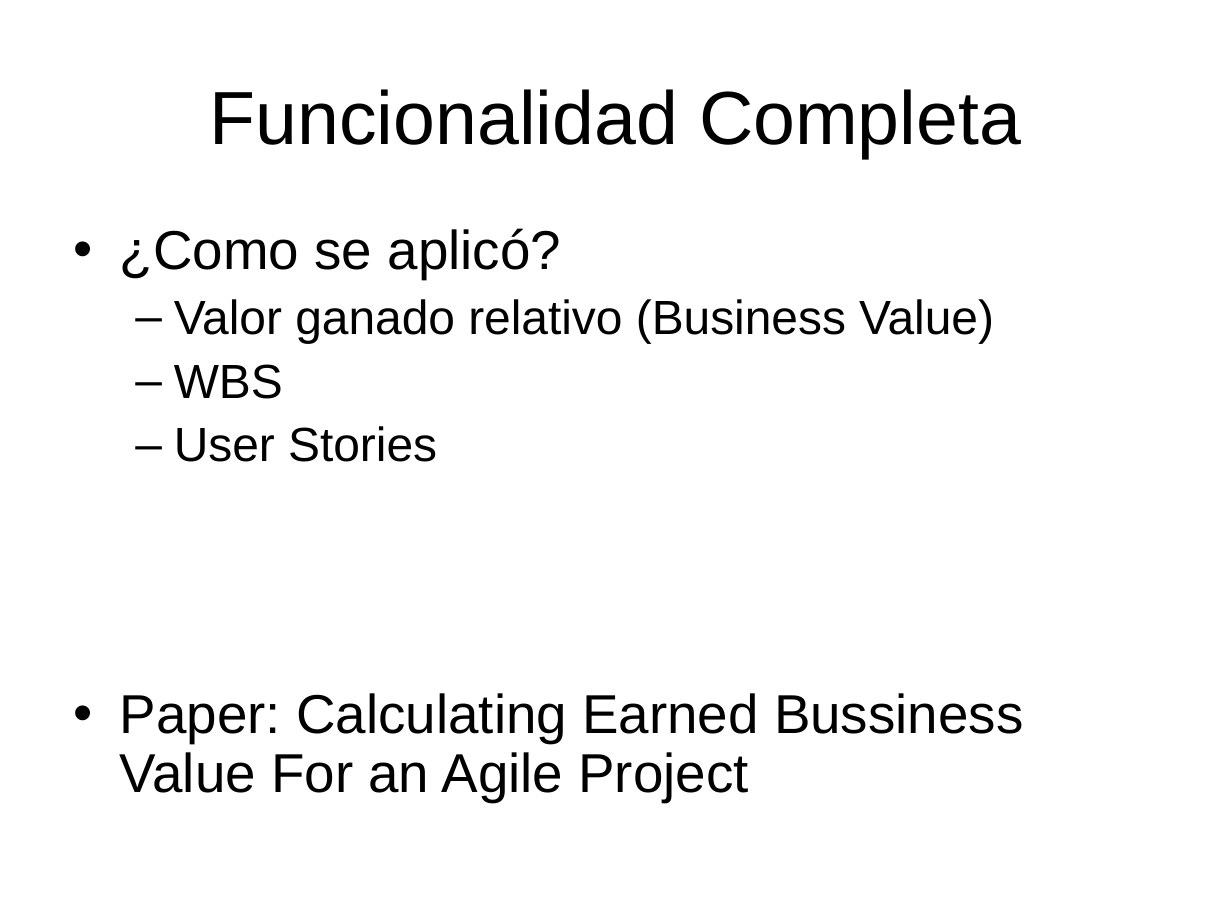
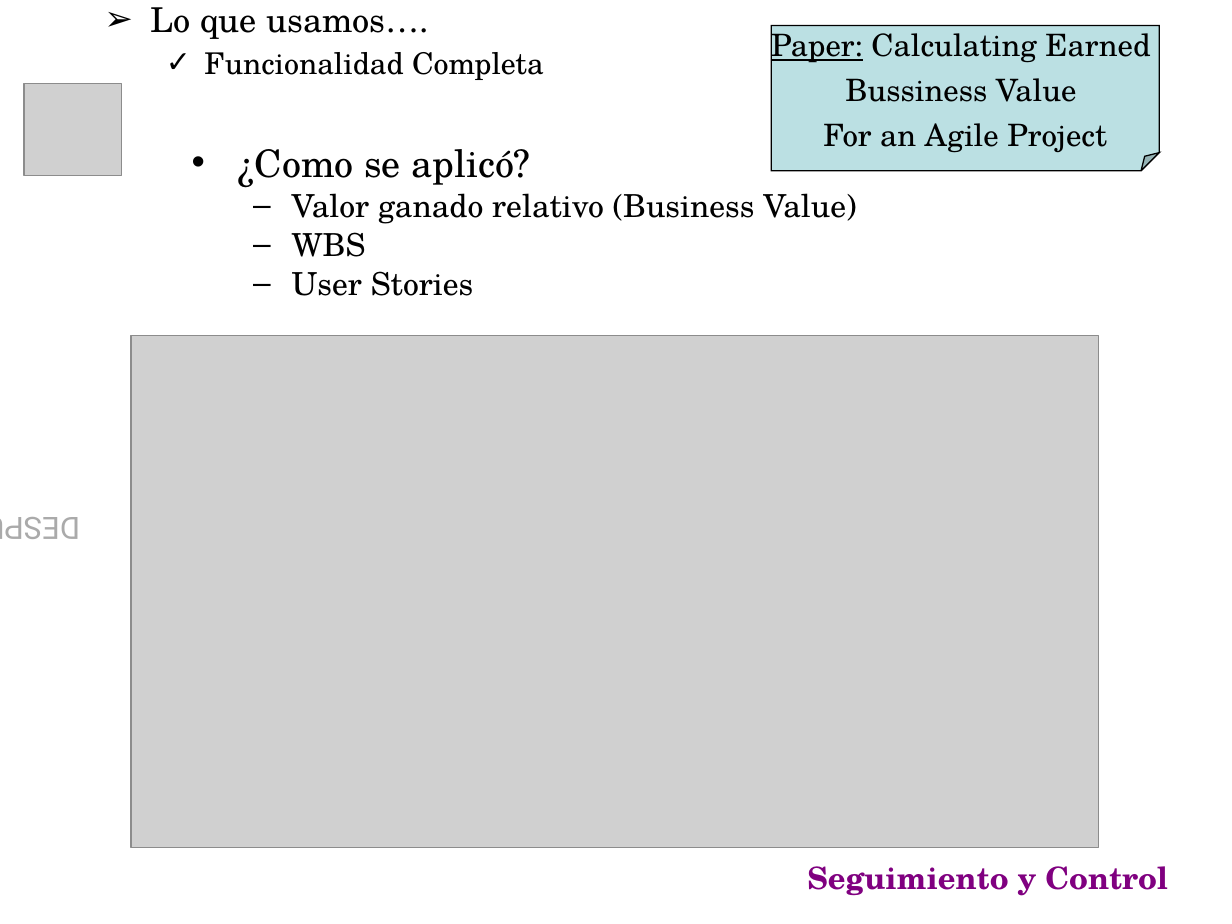
Before and after one commit to emmanuelfls371/softmart7547, a slide deck: slide 17 of docs/CarpetaEntrega/PresFinal.ppt (slide 16 before the commit). Drawn at 1232x924 pixels with LibreOffice and Linux fonts; fonts in the diff are those of the drawing; grey boxes stand for pictures; background and template pictures are left out. Boxes give left, top, right and bottom in pixels: in the first picture for what was removed or moved away, otherwise in the second. Text is boxed around its words. In the diff, an @@ line names an element or a change of style, - is before the commit and + after.

```diff
--- a/docs/CarpetaEntrega/PresFinal.ppt
+++ b/docs/CarpetaEntrega/PresFinal.ppt
@@ text added at (x1=151, y1=7, x2=544, y2=80), 17.5 pt, text #000000 @@
+➢ Lo que usamos….
+  ✓ Funcionalidad Completa
@@ folded corner added at (x1=771, y1=26, x2=1159, y2=171), fill #BBE0E3, outline #000000 0.74 pt, 18 pt, text #000000 @@
+Paper: Calculating Earned
+Bussiness Value
+For an Agile Project
@@ picture added at (x1=25, y1=84, x2=122, y2=176) @@
@@ title removed at (x1=210, y1=89, x2=1021, y2=158) @@
-Funcionalidad Completa
@@ text "¿Como se aplicó?" moved from (x1=120, y1=228, x2=1024, y2=802) to (x1=238, y1=149, x2=856, y2=296) @@
@@ text "¿Como se aplicó?" at (x1=238, y1=149, x2=856, y2=296): size 32 to 22.2 pt in "¿Como se aplicó?"; font Arial to TeX Gyre Schola; size 28 to 18.5 pt in "Valor ganado relativo (Business Value)", "WBS", "User Stories"; line spacing 0.9 to 0.8; less space between paragraphs @@
@@ text added at (x1=43, y1=190, x2=91, y2=869), 18 pt, text gradient #AAAAAA to #7002CA @@
+DESPUÉS
@@ picture added at (x1=131, y1=336, x2=1098, y2=849) @@
@@ text at (x1=120, y1=693, x2=1024, y2=802): paragraph removed @@
-• Paper: Calculating Earned Bussiness Value For an Agile Project
@@ text added at (x1=807, y1=866, x2=1168, y2=896), 18 pt, text #800080, bold @@
+Seguimiento y Control
```
Also in this commit, not shown: 17 other slides changed, 6 slides added, 10 slides removed.
